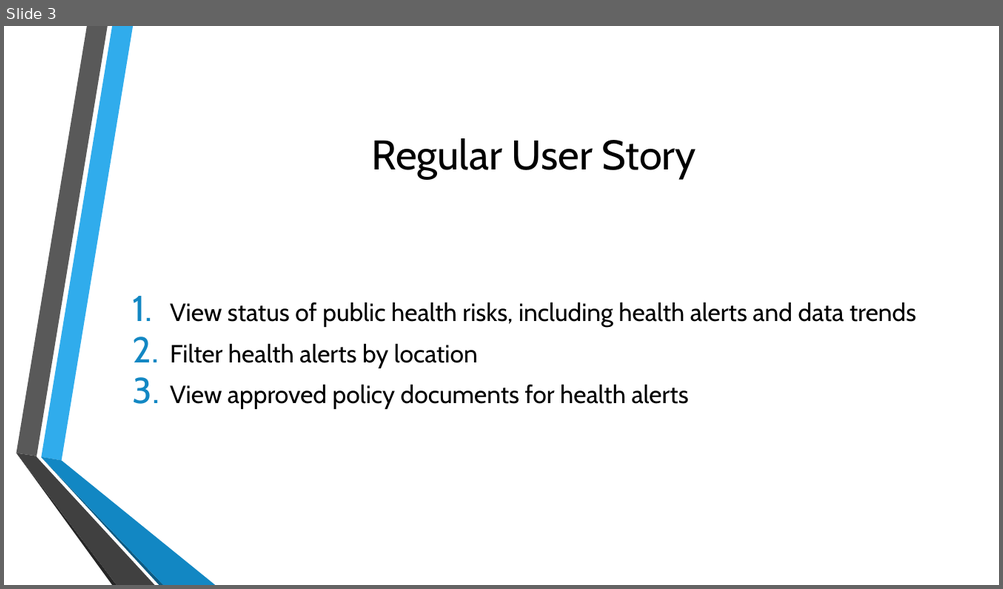
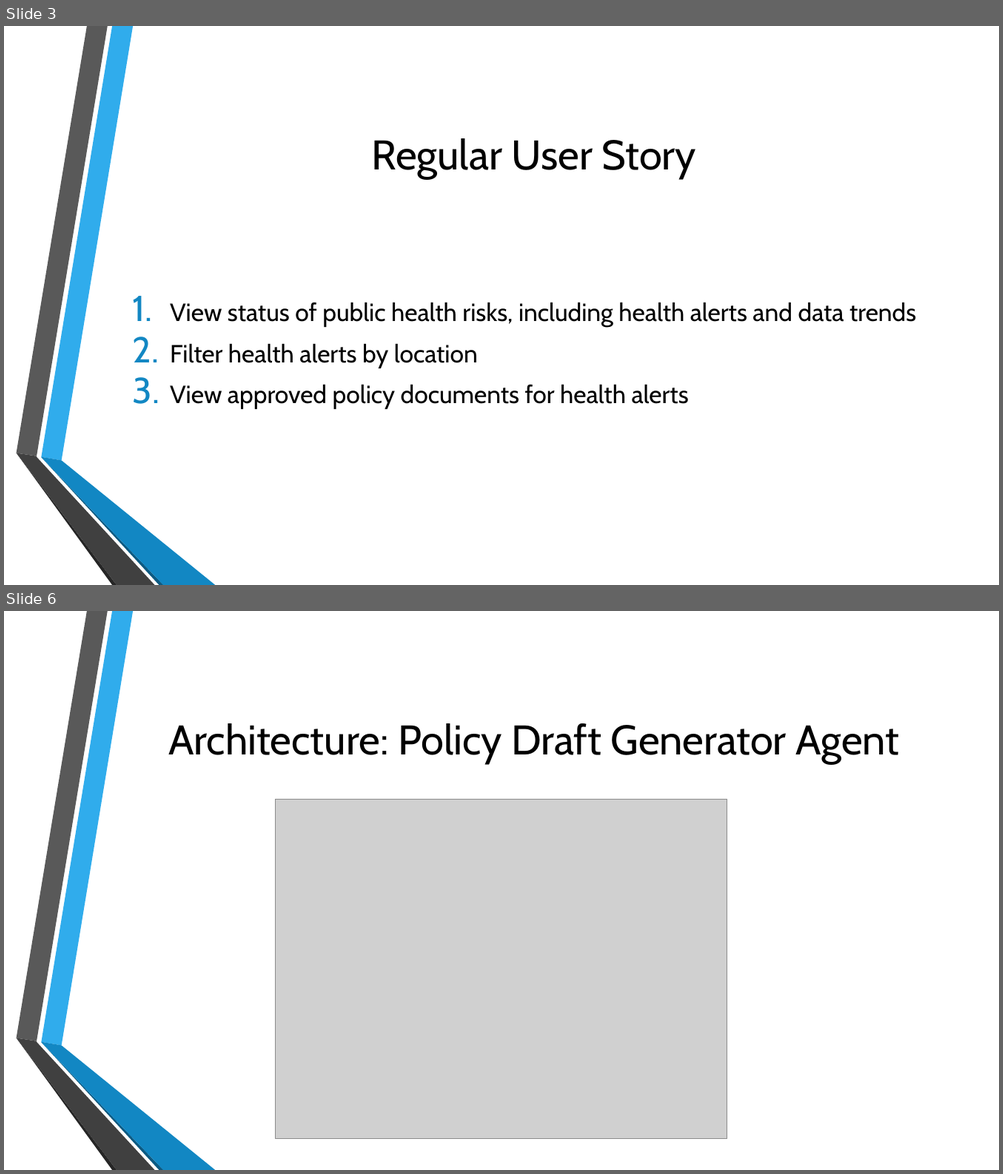
Before and after one commit to bah-scsp-hackathon-2025/public-health-app, a slide deck: BAH-Hackathon.pptx. Shown one above the other, each under a label of ours: slide 3 before the commit, slides 3 and 6 after it; the slides between them are not shown. The pictures are 1003x589 and 1003x1174 pixels, drawn with LibreOffice and Linux fonts; fonts in the diff are those of the drawing; grey boxes stand for pictures; background and template pictures are left out. Boxes give left, top, right and bottom in pixels: in the first picture for what was removed or moved away, otherwise in the second. Text is boxed around its words. In the diff, an @@ line names an element or a change of style, - is before the commit and + after.

```diff
--- a/BAH-Hackathon.pptx
+++ b/BAH-Hackathon.pptx
@@ slide 6 added at (4,611,999,1170), background picture (left out); not listed: 6 template elements that a slide beside it also shows @@
@@ title added at (168,723,899,764), 40 pt, text #000000 @@
+Architecture: Policy Draft Generator Agent
@@ picture added at (276,799,727,1139) @@
```
Also in this commit, not shown: 2 slides changed, 1 other slide added.
